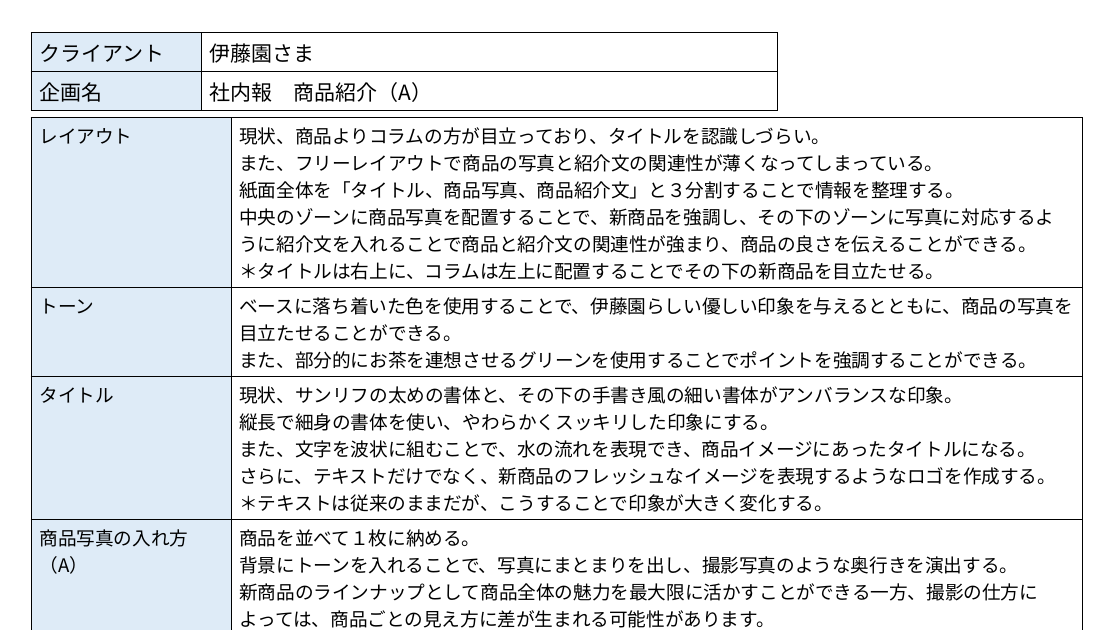
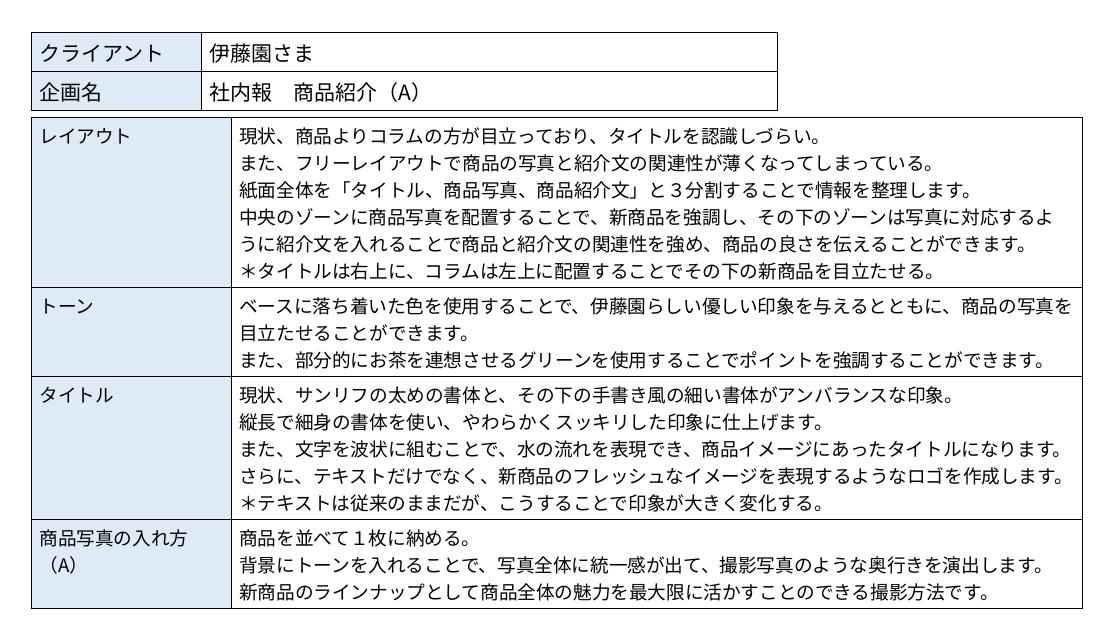
Before and after one commit to keisuke171128/JBA, a slide deck: slide 1 of クリエイティブ/171207/伊藤園.pptx. Drawn at 1120x630 pixels with LibreOffice and Linux fonts; fonts in the diff are those of the drawing. Boxes give left, top, right and bottom in pixels: in the first picture for what was removed or moved away, otherwise in the second. Text is boxed around its words. In the diff, an @@ line names an element or a change of style, - is before the commit and + after.

Commit message:
edit -伊藤園

```diff
--- a/クリエイティブ/171207/伊藤園.pptx
+++ b/クリエイティブ/171207/伊藤園.pptx
@@ table at (31, 118, 1083, 605) @@
-row 1, column 2: 現状、商品よりコラムの方が目立っており、タイトルを認識しづらい。 / また、フリーレイアウトで商品の写真と紹介文の関連性が薄くなってしまっている。 / 紙面全体を「タイトル、商品写真、商品紹介文」と３分割することで情報を整理する。 / 中央のゾーンに商品写真を配置することで、新商品を強調し、その下のゾーンに写真に対応するように紹介文を入れることで商品と紹介文の関連性が強まり、商品の良さを伝えることができる。 / ＊タイトルは右上に、コラムは左上に配置することでその下の新商品を目立たせる。
+row 1, column 2: 現状、商品よりコラムの方が目立っており、タイトルを認識しづらい。 / また、フリーレイアウトで商品の写真と紹介文の関連性が薄くなってしまっている。 / 紙面全体を「タイトル、商品写真、商品紹介文」と３分割することで情報を整理します。 / 中央のゾーンに商品写真を配置することで、新商品を強調し、その下のゾーンは写真に対応するように紹介文を入れることで商品と紹介文の関連性を強め、商品の良さを伝えることができます。 / ＊タイトルは右上に、コラムは左上に配置することでその下の新商品を目立たせる。
-row 2, column 2: ベースに落ち着いた色を使用することで、伊藤園らしい優しい印象を与えるとともに、商品の写真を目立たせることができる。 / また、部分的にお茶を連想させるグリーンを使用することでポイントを強調することができる。
+row 2, column 2: ベースに落ち着いた色を使用することで、伊藤園らしい優しい印象を与えるとともに、商品の写真を目立たせることができます。 / また、部分的にお茶を連想させるグリーンを使用することでポイントを強調することができます。
-row 3, column 2: 現状、サンリフの太めの書体と、その下の手書き風の細い書体がアンバランスな印象。 / 縦長で細身の書体を使い、やわらかくスッキリした印象にする。 / また、文字を波状に組むことで、水の流れを表現でき、商品イメージにあったタイトルになる。 / さらに、テキストだけでなく、新商品のフレッシュなイメージを表現するようなロゴを作成する。 / ＊テキストは従来のままだが、こうすることで印象が大きく変化する。
+row 3, column 2: 現状、サンリフの太めの書体と、その下の手書き風の細い書体がアンバランスな印象。 / 縦長で細身の書体を使い、やわらかくスッキリした印象に仕上げます。 / また、文字を波状に組むことで、水の流れを表現でき、商品イメージにあったタイトルになります。 / さらに、テキストだけでなく、新商品のフレッシュなイメージを表現するようなロゴを作成します。 / ＊テキストは従来のままだが、こうすることで印象が大きく変化する。
-row 4, column 2: 商品を並べて１枚に納める。 / 背景にトーンを入れることで、写真にまとまりを出し、撮影写真のような奥行きを演出する。 / 新商品のラインナップとして商品全体の魅力を最大限に活かすことができる一方、撮影の仕方によっては、商品ごとの見え方に差が生まれる可能性があります。
+row 4, column 2: 商品を並べて１枚に納める。 / 背景にトーンを入れることで、写真全体に統一感が出て、撮影写真のような奥行きを演出します。 / 新商品のラインナップとして商品全体の魅力を最大限に活かすことのできる撮影方法です。
```
Also in this commit, not shown: 1 other slide changed, 2 other files.
